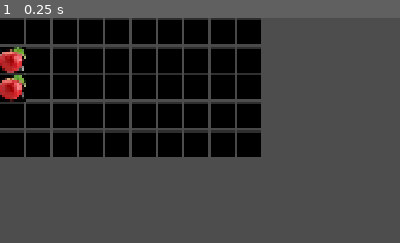
Above: before the commit, frame 1.
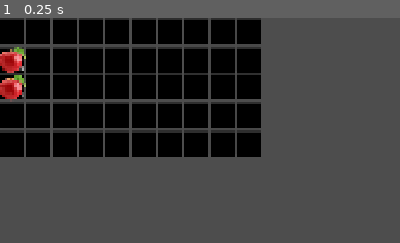
Above: after the commit, the same moment.

Repository: unimelb-game-makers/Team-Quibble-Production
Game: Godot game, scene res://scenes/inventory_scene.tscn
The game is run twice, just before and just after one commit, with the same random seed, the same clock (stepped at 60 frames per second) and the same inputs.
Inputs:
- Up to frame 1 (0.25 s): no input
The pictures show only the part of the screen within x 0-50%, y 0-50%; the shares and areas given below are measured in that part.

The runs differ from the first frame. In frame 1, 0.4% of the frame differs, in the area x 0-7%, y 12-38%.

Commit message:
Added comments and removed redundant funcs

Diff:
--- a/cozy-potion-game/assets/prefabs/Inventory/inventory_slot.tscn
+++ b/cozy-potion-game/assets/prefabs/Inventory/inventory_slot.tscn
@@ -19,7 +19,8 @@
 
 [node name="QuantityLabel" type="Label" parent="." unique_id=2123998350]
 layout_mode = 0
-offset_left = 49.0
+offset_left = 40.0
 offset_top = 40.0
 offset_right = 59.0
 offset_bottom = 63.0
+horizontal_alignment = 2
--- a/cozy-potion-game/scenes/inventory_scene.tscn
+++ b/cozy-potion-game/scenes/inventory_scene.tscn
@@ -20,8 +20,9 @@
 
 [node name="HandSprite" type="Sprite2D" parent="Hand" unique_id=1726090085]
 
-[node name="QuantityLabel" type="Label" parent="Hand" unique_id=1580903795]
-offset_left = 19.0
-offset_top = 10.0
+[node name="QuantityLabel" type="Label" parent="Hand" unique_id=2132649821]
+offset_left = 13.0
+offset_top = 8.0
 offset_right = 32.0
-offset_bottom = 33.0
+offset_bottom = 31.0
+horizontal_alignment = 2
--- a/cozy-potion-game/scripts/Inventory/inventory.gd
+++ b/cozy-potion-game/scripts/Inventory/inventory.gd
@@ -25,18 +25,23 @@
 	gui_input.connect(click_background)
 	pass
 
+# Creates empty list of items in bag
 func initate_items() -> Array[Stack]:
 	var new_slots : Array[Stack]
 	new_slots.resize(cols * rows)
 	for x in range(cols):
 		for y in range(rows):
 			new_slots[x * rows + y] = Stack.new(0)
+
+	#Temp Stuff to for testing
 	new_slots[10].type = Stack.ItemType.STONE
 	new_slots[20].type = Stack.ItemType.STONE
 	new_slots[10].quantity = 2
 	new_slots[20].quantity = 1
 	return new_slots
 
+
+# Spawns ItemSlots with stacks stored
 func spawn_slots() -> void:
 	item_slots.resize(cols * rows)
 	for x in range(cols):
@@ -49,28 +54,30 @@
 			new_instance.set_item(items[x * rows + y])
 
 
+# Adds new stack to the inventory priotising adding to existing stacks
 func blind_add_item(new_item: Stack) -> Stack:
-	# Try to add to valid
+	# Adds to existing stacks
 	for i in range(item_slots.size()):
 		if item_slots[i].stack.type == new_item.type:
 			new_item = add_item_to_slot(new_item, item_slots[i])
 
-			# If no more item to store stop adding
+			# If stack is now empty end
 			if new_item.type == Stack.ItemType.EMPTY:
 				return new_item
 
-	# Some item should still exists at ts point
+	# Add to empty slots
 	for i in range(item_slots.size()):
 		if item_slots[i].stack.type == Stack.ItemType.EMPTY:
 			new_item = add_item_to_slot(new_item, item_slots[i])
 
-			# If no more item to store stop adding
+			# If stack is now empty end
 			if new_item.type == Stack.ItemType.EMPTY:
 				return new_item
 
 	return new_item
 
 
+# Adds stack to another stack in a slot up to a limit
 func add_item_to_slot(new_item: Stack, slot: ItemSlot) -> Stack:
 	# Make sure valid to add item to slot
 	# (this creates weird redundancy thats semi nesscary,
@@ -87,10 +94,12 @@
 	slot.stack.quantity += add_to_stack
 	new_item.quantity -= add_to_stack
 
-	slot.update_item()
+	slot.update_stack()
 
 	return new_item
 
+
+# Adds amount from 1 stack to a slot
 func add_some_to_slot(stack: Stack, slot: ItemSlot, amount: int) -> Stack:
 	if amount <= stack.quantity:
 		var clone := Stack.new(amount).clone_type(stack)
@@ -98,13 +107,17 @@
 		return add_item_to_slot(clone, slot)
 	return stack
 
-func _process(delta: float) -> void:
+
+# When Dragging puts hand onto mouse
+func _process(_delta: float) -> void:
 	if dragging:
 		hand.global_position = get_global_mouse_position()
 
 	if Input.is_action_just_pressed("K"):
-		blind_add_item(Stack.new(10).clone_type(stack_dragging))
+		blind_add_item(Stack.new(9).clone_type(stack_dragging))
 
+
+# Updates the hand to represent current dragging stack
 func update_hand() -> void:
 	hand.get_node("HandSprite").texture = stack_dragging.get_sprite()
 	hand.get_node("QuantityLabel").text = stack_dragging.get_quantity_label()
@@ -114,6 +127,8 @@
 		stack_dragging.queue_free()
 		stack_dragging = null
 
+
+# Called when player clicks on item slot
 func slot_clicked(event: InputEvent, slot: ItemSlot) -> void:
 	if event.is_action_pressed("LMB"):
 		if !dragging:
@@ -128,13 +143,16 @@
 			slot.stack = swap_temp
 
 		update_hand()
-		slot.update_item()
+		slot.update_stack()
+
 	elif event.is_action_pressed("RMB"):
 		if dragging:
 			add_some_to_slot(stack_dragging, slot, 1)
 			update_hand()
-			slot.update_item()
+			slot.update_stack()
 
+
+# Called when background is clicked
 func click_background(event: InputEvent) -> void:
 	if event.is_action_pressed("LMB"):
 		if dragging:
--- a/cozy-potion-game/scripts/Inventory/item_slot.gd
+++ b/cozy-potion-game/scripts/Inventory/item_slot.gd
@@ -8,23 +8,13 @@
 static var item_slot_scene := preload("uid://b04fxmn4gaapy")
 
 
+# Set stack to new stack
 func set_item(new_stack: Stack) -> void:
 	stack = new_stack
-	update_item()
-
-func update_item() -> void:
-	item_sprite.texture = stack.get_sprite()
-	if stack.quantity > 0 :
-		quantity_label.text = stack.get_quantity_label()
-	else:
-		quantity_label.text = ""
+	update_stack()
 
 
-# Called when the node enters the scene tree for the first time.
-func _ready() -> void:
-	pass # Replace with function body.
-
-
-# Called every frame. 'delta' is the elapsed time since the previous frame.
-func _process(delta: float) -> void:
-	pass
+# Updates stack visuals to current stack
+func update_stack() -> void:
+	item_sprite.texture = stack.get_sprite()
+	quantity_label.text = stack.get_quantity_label()
--- a/cozy-potion-game/scripts/Inventory/stack.gd
+++ b/cozy-potion-game/scripts/Inventory/stack.gd
@@ -12,30 +12,27 @@
 
 enum ItemType {EMPTY, STONE, WOOD}
 
+
 func _init(start_quantity: int) -> void:
 	quantity = start_quantity
 
+
+# clones type from parsed stack
 func clone_type(item : Stack) -> Stack:
 	type = item.type
 
 	return self
 
+# Returns sprite of current sprite
+# Doesn't current do that thou
 func get_sprite() -> Texture2D:
 	if type == ItemType.EMPTY:
 		return null
-	return load("uid://2vnd31yby45a")
+	return load("uid://dxjv147f0i0pi")
 
 
+# Returns quantity of stack and "" if stack is empty
 func get_quantity_label() -> String:
-	if quantity == 0:
+	if type == ItemType.EMPTY:
 		return ""
 	return str(quantity)
-
-# Called when the node enters the scene tree for the first time.
-func _ready() -> void:
-	pass # Replace with function body.
-
-
-# Called every frame. 'delta' is the elapsed time since the previous frame.
-func _process(delta: float) -> void:
-	pass
Binary file removed: cozy-potion-game/assets/sprites/Apple.jpeg
Binary file added: cozy-potion-game/assets/sprites/apple_red_64.png
Not shown, changed: cozy-potion-game/assets/sprites/apple_red_64.png.import
